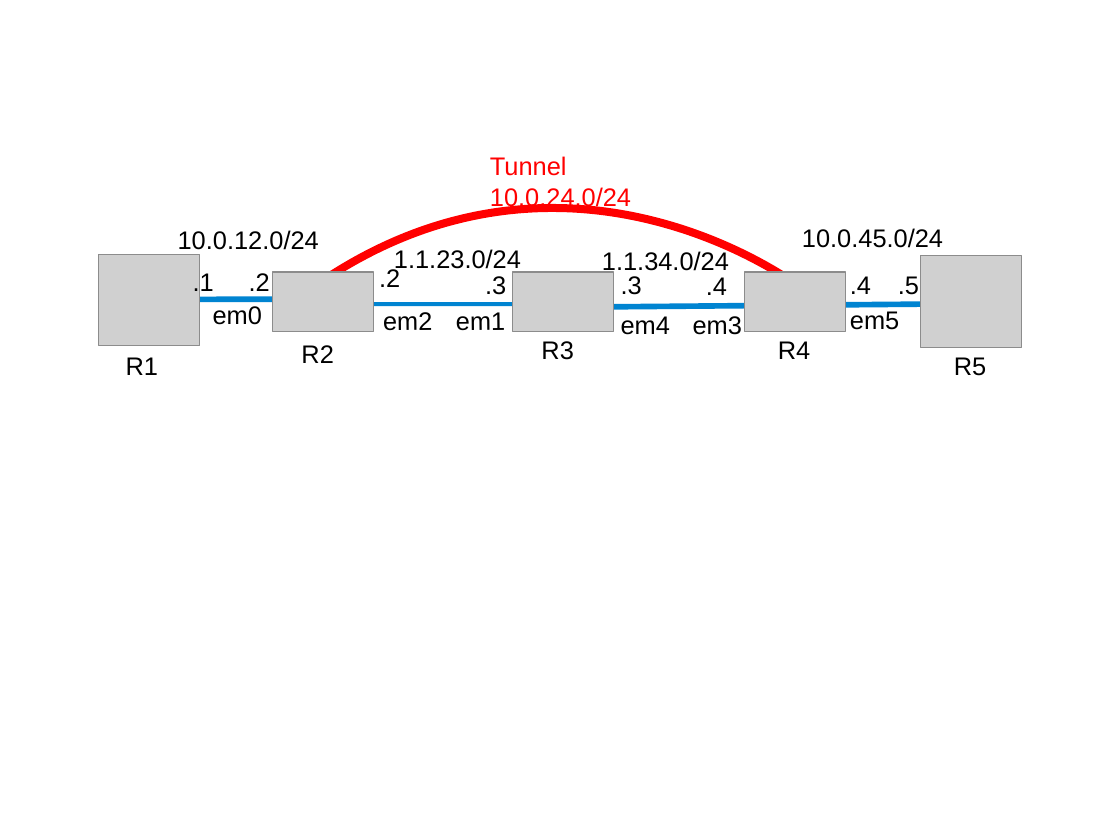
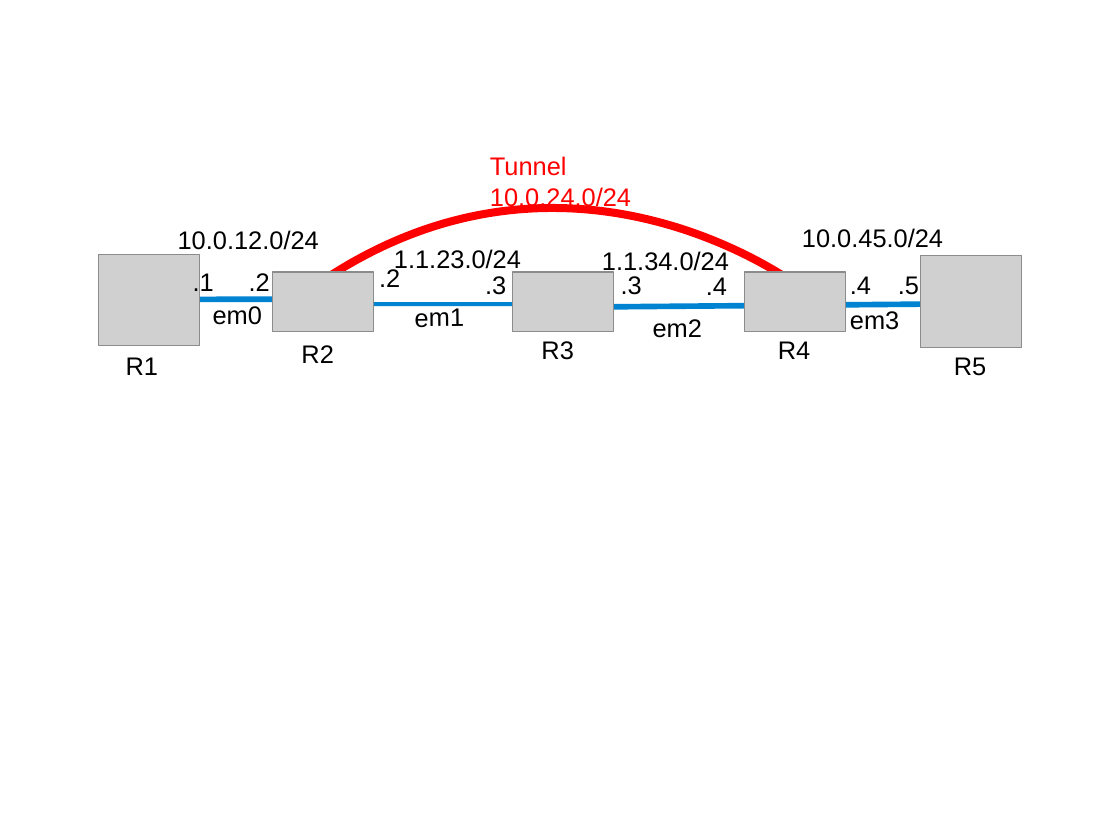
Before and after one commit to ocochard/BSDRP, a slide deck: slide 16 of trunk/docs/labs.examples.odp. Drawn at 1120x840 pixels with LibreOffice and Linux fonts; fonts in the diff are those of the drawing; grey boxes stand for pictures. Boxes give left, top, right and bottom in pixels: in the first picture for what was removed or moved away, otherwise in the second. Text is boxed around its words. In the diff, an @@ line names an element or a change of style, - is before the commit and + after.

```diff
--- a/trunk/docs/labs.examples.odp
+++ b/trunk/docs/labs.examples.odp
@@ text "em1": place and size @@
-text "em1" at bbox=[456, 312, 505, 330]
+text "em1" at bbox=[415, 308, 464, 327]
@@ text removed at bbox=[621, 316, 670, 335] @@
-em4
@@ text "em2": place and size @@
-text "em2" at bbox=[383, 312, 432, 330]
+text "em2" at bbox=[653, 319, 702, 338]
@@ text "em2" at bbox=[653, 319, 702, 338]: rotation 359 to 0 degrees @@
@@ text "em3": place and size @@
-text "em3" at bbox=[693, 316, 742, 335]
+text "em3" at bbox=[850, 311, 899, 330]
@@ text removed at bbox=[850, 311, 899, 330] @@
-em5
```
Also in this commit, not shown: 1 other slide changed.
